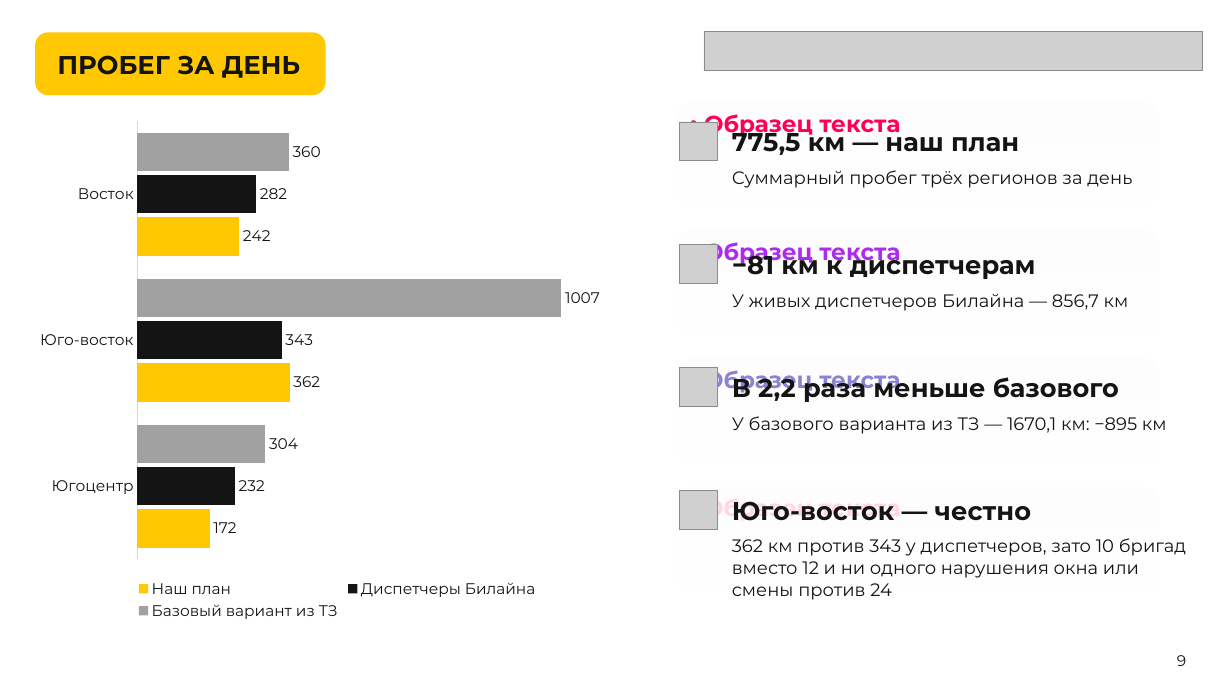
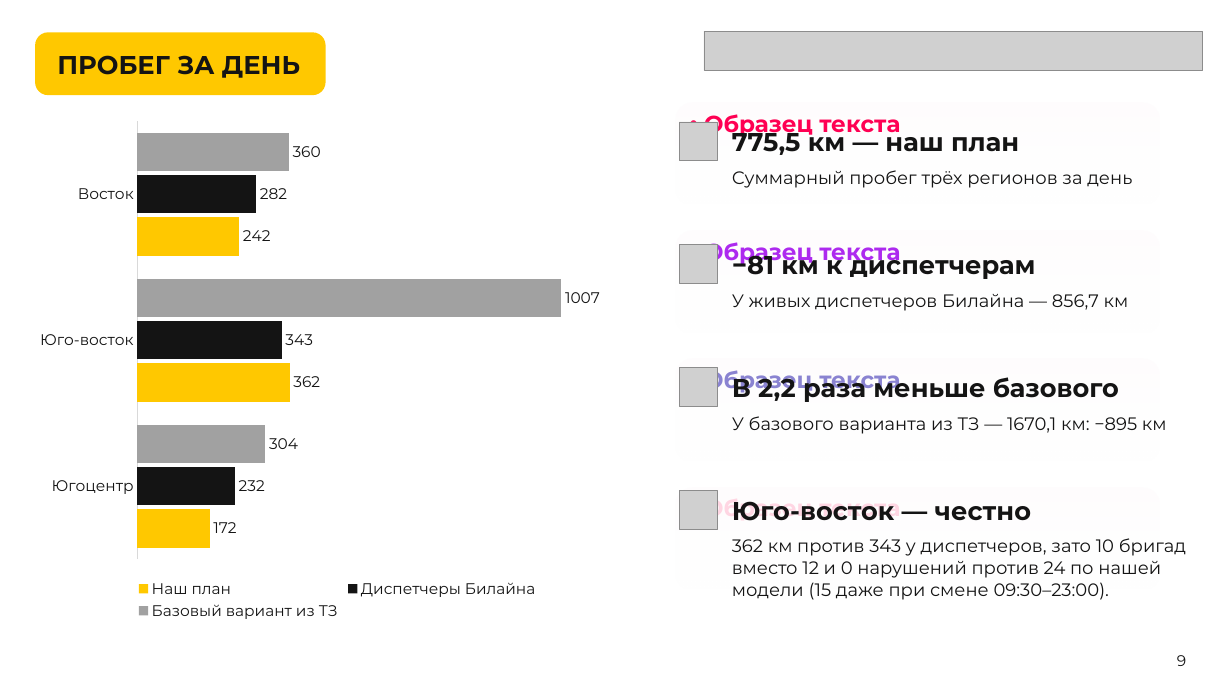
Before and after one commit to earlyr1/beeline-routing, a slide deck: slide 9 of ЛЦТ2026_Презентация_верные_обязательные_слайды.pptx. Drawn at 1232x693 pixels with LibreOffice and Linux fonts; fonts in the diff are those of the drawing; grey boxes stand for pictures. Boxes give left, top, right and bottom in pixels: in the first picture for what was removed or moved away, otherwise in the second. Text is boxed around its words. In the diff, an @@ line names an element or a change of style, - is before the commit and + after.

```diff
--- a/ЛЦТ2026_Презентация_верные_обязательные_слайды.pptx
+++ b/ЛЦТ2026_Презентация_верные_обязательные_слайды.pptx
@@ text at [732, 538, 1186, 600]: text changed @@
-362 км против 343 у диспетчеров, зато 10 бригад вместо 12 и ни одного нарушения окна или смены против 24
+362 км против 343 у диспетчеров, зато 10 бригад вместо 12 и 0 нарушений против 24 по нашей модели (15 даже при смене 09:30–23:00).
```
Also in this commit, not shown: 12 other slides changed, 36 other files.
